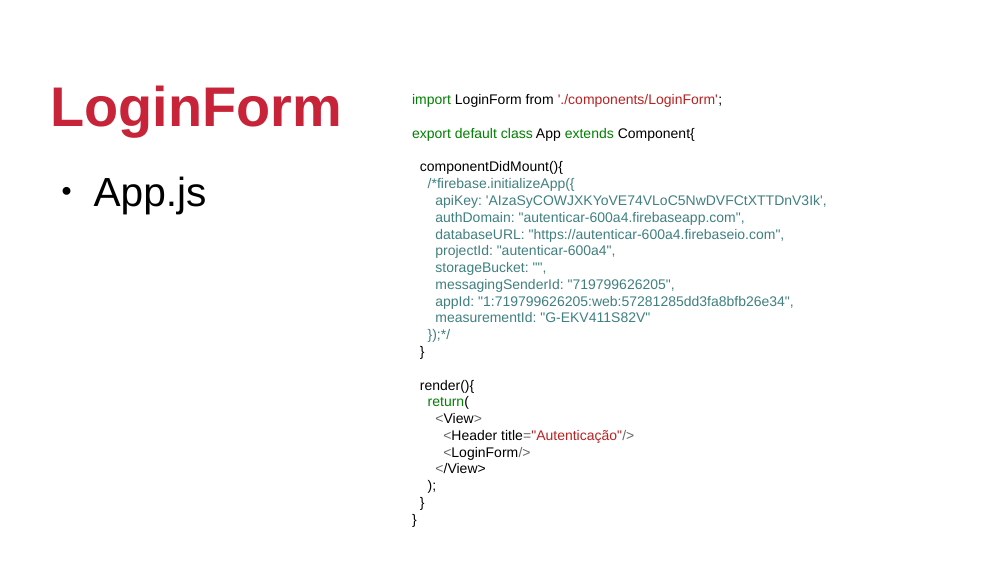
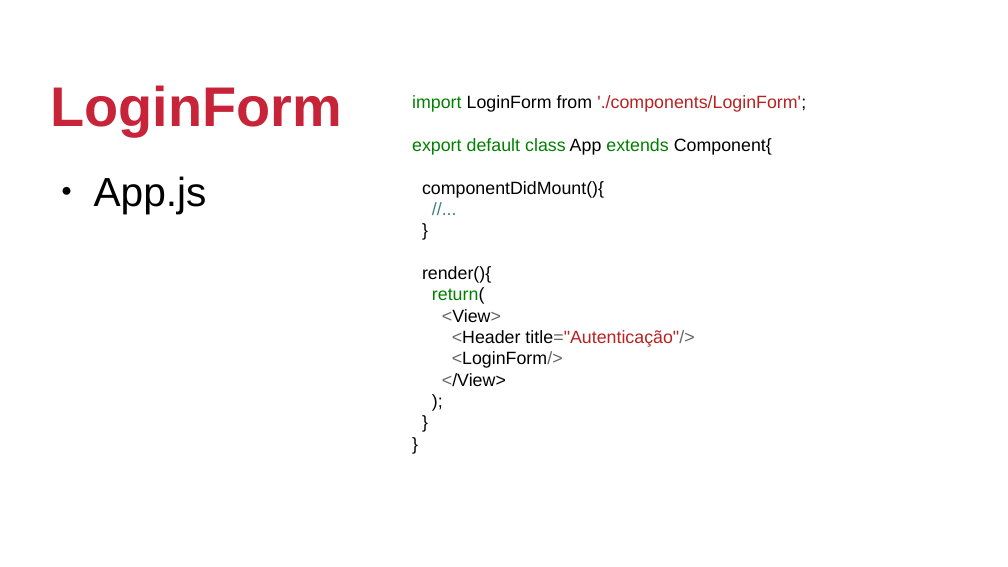
Before and after one commit to jeffersoncarvalho/PIDM-2019_2, a slide deck: slide 16 of SLIDES/parte2/aula05.odp (slide 17 before the commit). Drawn at 1008x567 pixels with LibreOffice and Linux fonts; fonts in the diff are those of the drawing; background and template pictures are left out. Boxes give left, top, right and bottom in pixels: in the first picture for what was removed or moved away, otherwise in the second. Text is boxed around its words. In the diff, an @@ line names an element or a change of style, - is before the commit and + after.

Commit message:
projeto autorização no firebase e slides

```diff
--- a/SLIDES/parte2/aula05.odp
+++ b/SLIDES/parte2/aula05.odp
@@ text at [412,95,806,386]: size 11 to 14 pt @@
@@ text at [428,178,827,322]: text changed; size 11 to 14 pt @@
-/*firebase.initializeApp({
-apiKey: 'AIzaSyCOWJXKYoVE74VLoC5NwDVFCtXTTDnV3Ik',
-authDomain: "autenticar-600a4.firebaseapp.com",
-databaseURL: "https://autenticar-600a4.firebaseio.com",
-projectId: "autenticar-600a4",
-storageBucket: "",
-messagingSenderId: "719799626205",
-appId: "1:719799626205:web:57281285dd3fa8bfb26e34",
-measurementId: "G-EKV411S82V"
-});*/
+//...
```
Also in this commit, not shown: 9 other slides changed, 14 slides added, 14 slides removed, 9 other files.
